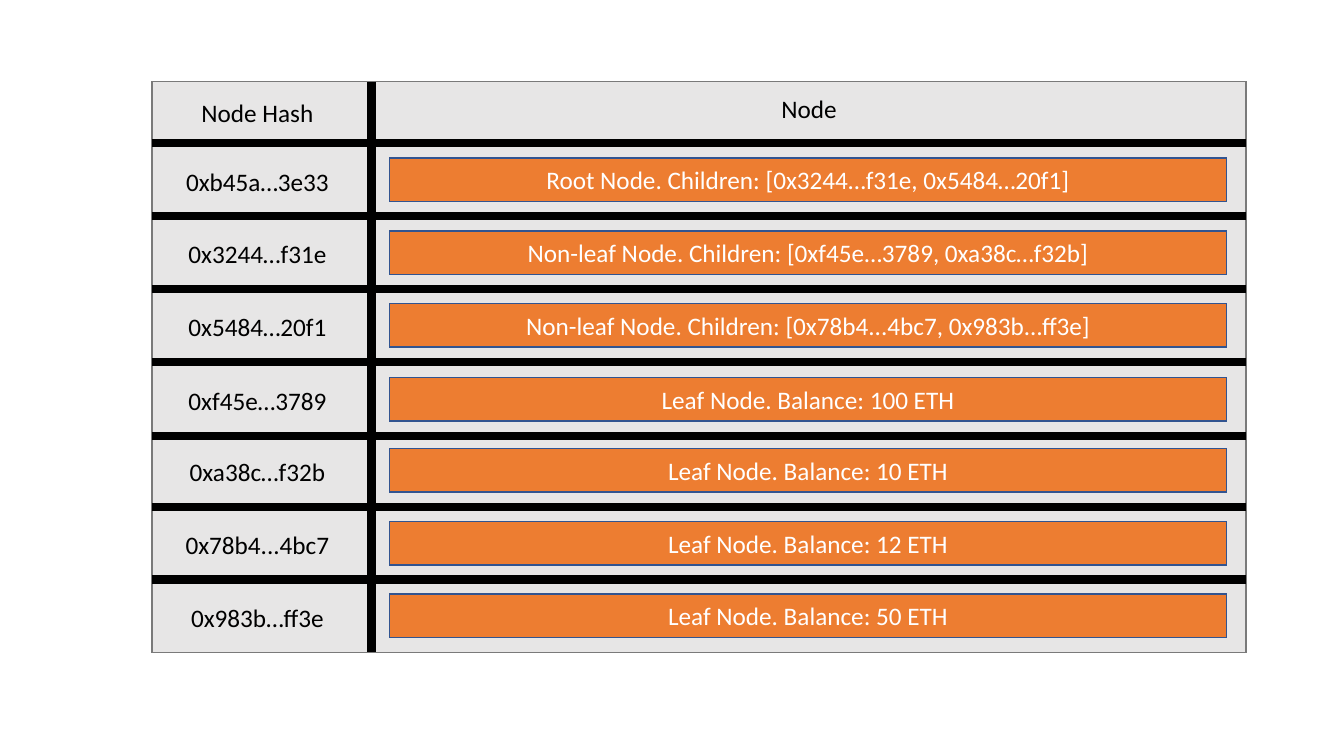
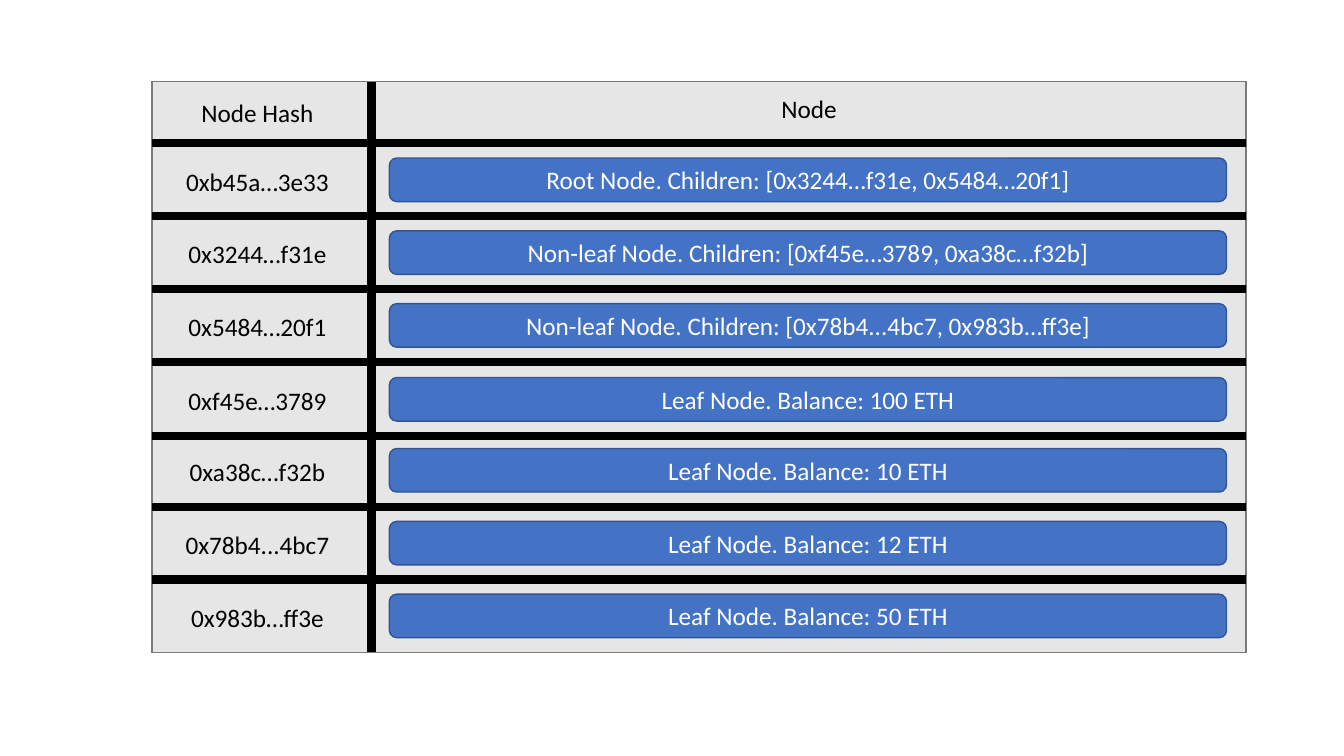
Before and after one commit to souvik1997/thesis, a slide deck: slide 1 of figures/background/trie/tree_nodes.pptx. Drawn at 1344x756 pixels with LibreOffice and Linux fonts; fonts in the diff are those of the drawing. Boxes give left, top, right and bottom in pixels: in the first picture for what was removed or moved away, otherwise in the second. Text is boxed around its words. In the diff, an @@ line names an element or a change of style, - is before the commit and + after.

```diff
--- a/figures/background/trie/tree_nodes.pptx
+++ b/figures/background/trie/tree_nodes.pptx
@@ rectangle to rounded rectangle; fill #ED7D31 to #4472C4 in 7 elements at [389,158,1227,202], [389,231,1227,274], [389,303,1227,347], [389,378,1227,421], [389,449,1227,492], [389,521,1227,565], [389,595,1227,638] @@
```
Also in this commit, not shown: 4 other files.
